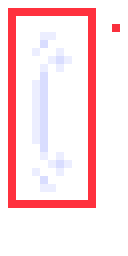
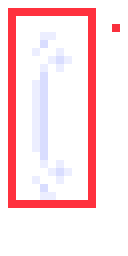
Layers edited between the first and the second 128px x 256px image:
painted on "Bump" over (32, 144, 72, 200)
